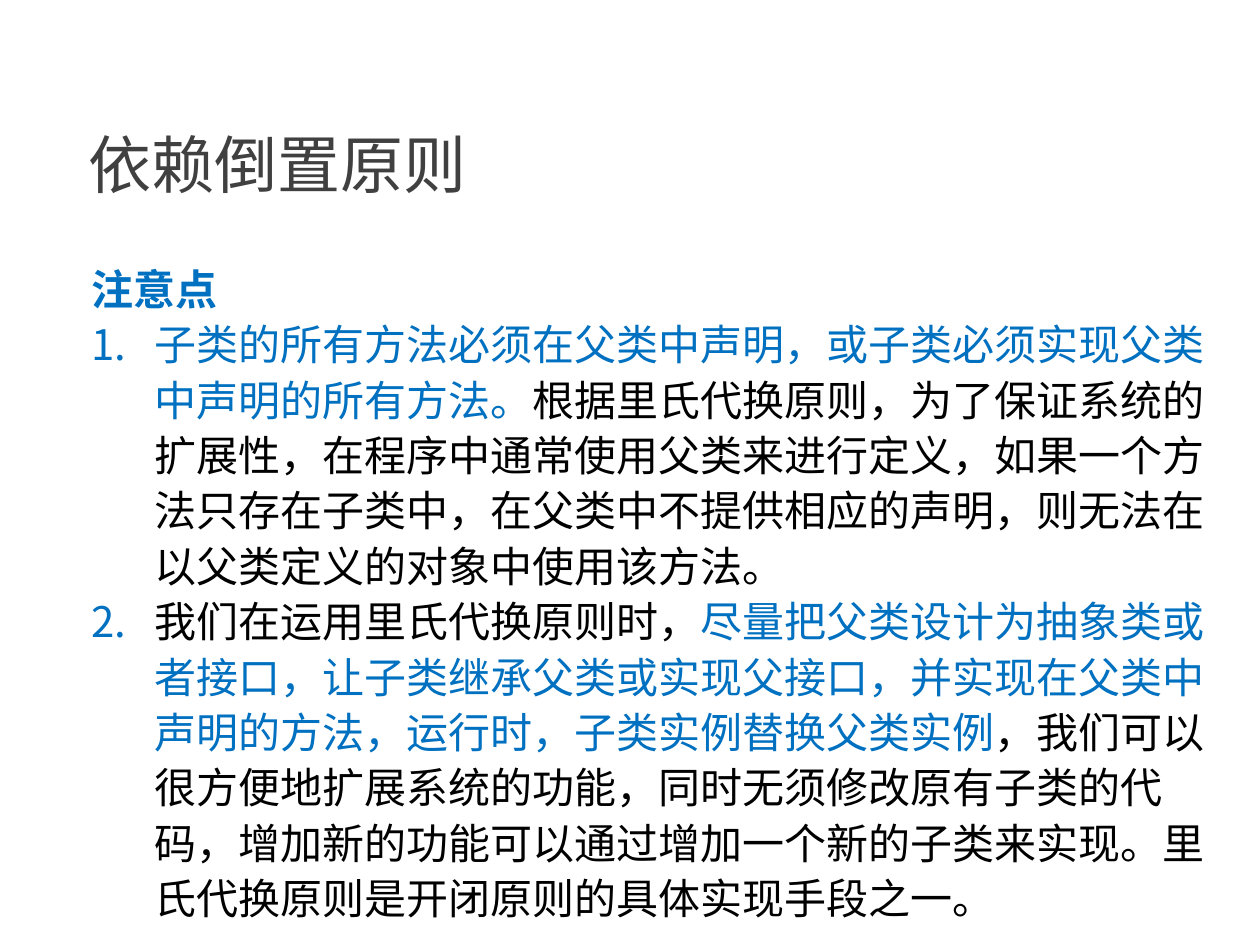
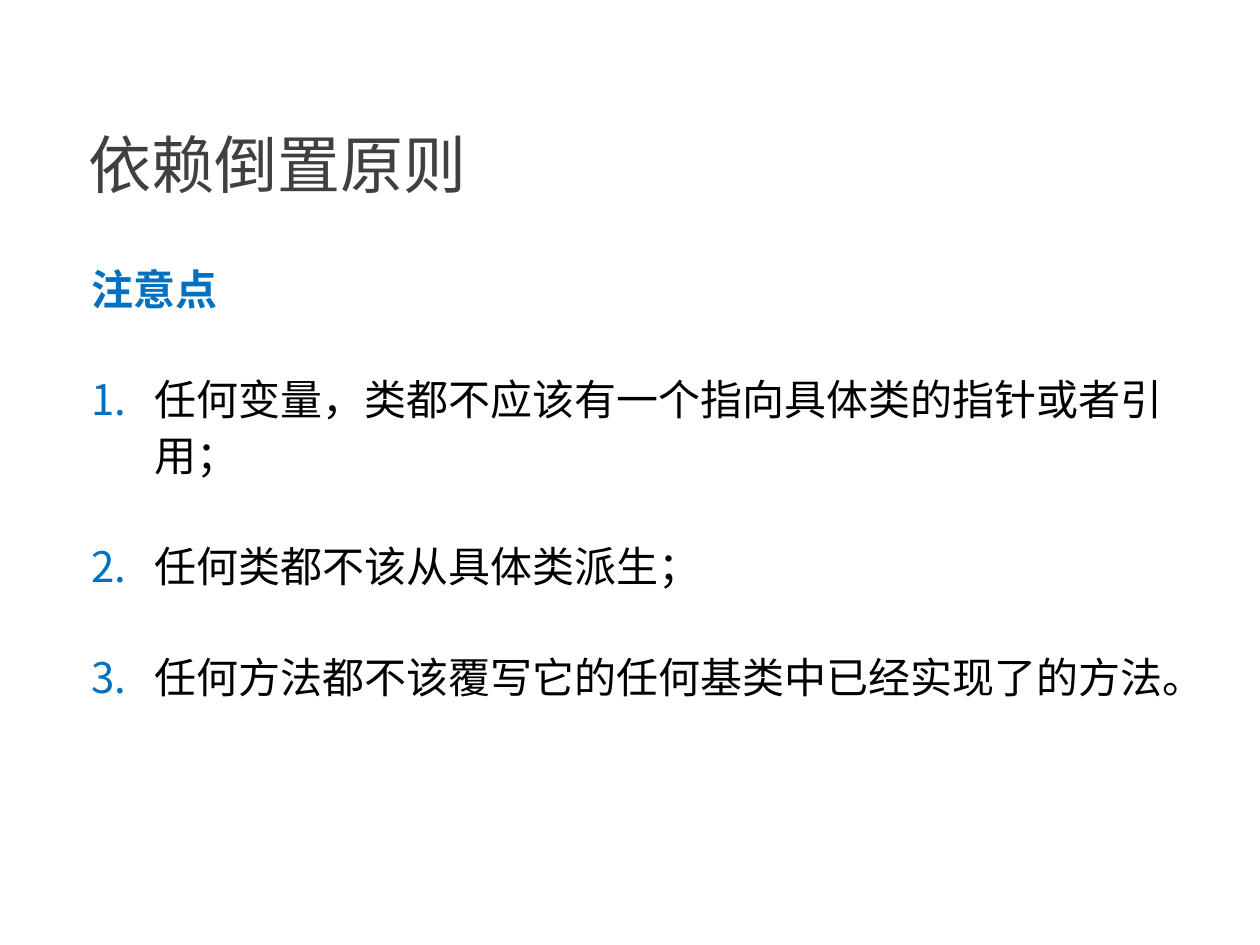
Before and after one commit to NewGr8Player/My-PPT, a slide deck: slide 23 of Design pattern/23种设计模式详解.pptx. Drawn at 1260x945 pixels with LibreOffice and Linux fonts; fonts in the diff are those of the drawing. Boxes give left, top, right and bottom in pixels: in the first picture for what was removed or moved away, otherwise in the second. Text is boxed around its words. In the diff, an @@ line names an element or a change of style, - is before the commit and + after.

Commit message:
Add 开闭原则

```diff
--- a/Design pattern/23种设计模式详解.pptx
+++ b/Design pattern/23种设计模式详解.pptx
@@ text at (154,379,1204,697): text changed @@
-1. 子类的所有方法必须在父类中声明，或子类必须实现父类中声明的所有方法。根据里氏代换原则，为了保证系统的扩展性，在程序中通常使用父类来进行定义，如果一个方法只存在子类中，在父类中不提供相应的声明，则无法在以父类定义的对象中使用该方法。
-2. 我们在运用里氏代换原则时，尽量把父类设计为抽象类或者接口，让子类继承父类或实现父接口，并实现在父类中声明的方法，运行时，子类实例替换父类实例，我们可以很方便地扩展系统的功能，同时无须修改原有子类的代码，增加新的功能可以通过增加一个新的子类来实现。里氏代换原则是开闭原则的具体实现手段之一。
+1. 任何变量，类都不应该有一个指向具体类的指针或者引用；
+2. 任何类都不该从具体类派生；
+3. 任何方法都不该覆写它的任何基类中已经实现了的方法。
```
Also in this commit, not shown: 4 other slides changed, 3 slides added.
